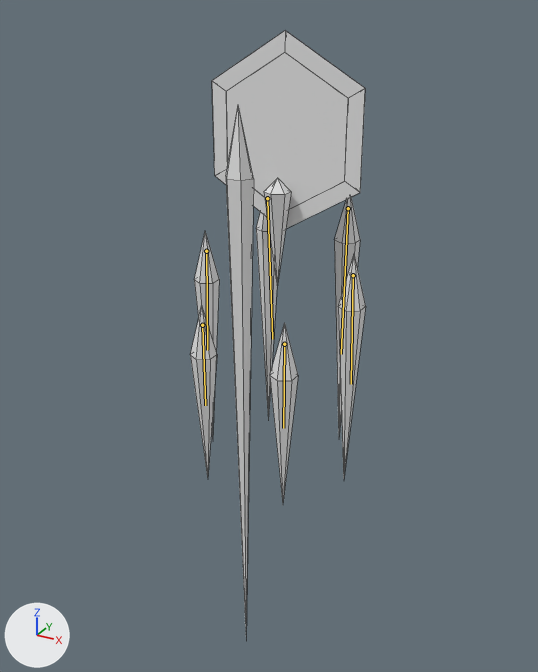
One commit to the Blender file Enemies/Clarity.blend: the scene before it, then after it.
The view is the same before and after, from a camera (50 mm lens) standing at (25.1, -46.8, 22.3) and looking at (-1.5, 1.5, -1.9). The axes (+X, +Y, +Z) are drawn at lower left. The lights are the same throughout. The picture after the commit comes second. Both versions are drawn at frame 382 of the action 'WalkForwardPassive'; the numbers are the values there. The bones that change are drawn over the model as lines. Mesh edges are drawn as thin lines.

Objects in the first picture: 'Arm', 'BackLeft', 'BackRight', 'Center', 'FrontLeft', 'FrontRight', 'Hat', 'MiddleLeft', 'MiddleRight'.
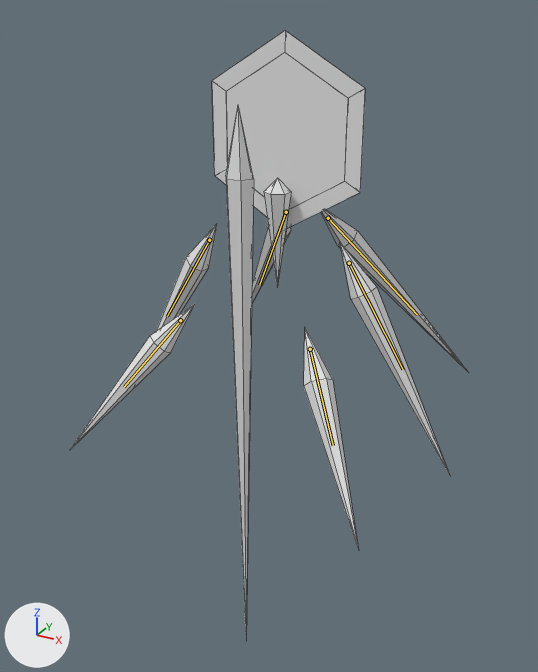
The change, as JSON lines over the scene's bpy script:
```json
{"block": "bone_middle_l", "where": "bone_middle_l = bpy.data.objects['Armature'].pose.bones['Middle.L']"}
{"op": "set", "path": "bone_middle_l.location", "old": "(-3.53, -1.85, -0.02)", "new": "(-3.48, -2.78, -0.02)"}
{"op": "set", "path": "bone_middle_l.rotation_quaternion", "old": "(0.991, 0.001, 0.001, -0.131)", "new": "(0.991, -0.001, -0.001, 0.131)", "note": "degrees (0, 0, -15) -> degrees (0, 0, 15)"}
{"block": "bone_front_l", "where": "bone_front_l = bpy.data.objects['Armature'].pose.bones['Front.L']"}
{"op": "set", "path": "bone_front_l.location", "old": "(-1.68, 2.12, 2.31)", "new": "(-3.58, 2.58, 2.19)"}
{"op": "set", "path": "bone_front_l.rotation_quaternion", "old": "(0.983, -0.115, 0.032, -0.139)", "new": "(0.983, 0.12, -0.002, 0.142)", "note": "degrees (-14, 2, -16) -> degrees (14, -2, 16)"}
{"block": "bone_back_l", "where": "bone_back_l = bpy.data.objects['Armature'].pose.bones['Back.L']"}
{"op": "set", "path": "bone_back_l.location", "old": "(-3.68, -4.46, -4.19)", "new": "(-1.86, -4.01, -4.08)"}
{"op": "set", "path": "bone_back_l.rotation_quaternion", "old": "(0.983, 0.12, -0.01, -0.139)", "new": "(0.983, -0.12, 0.01, 0.139)", "note": "degrees (14, 1, -16) -> degrees (-13, 3, 16)"}
{"block": "bone_middle_r", "where": "bone_middle_r = bpy.data.objects['Armature'].pose.bones['Middle.R']"}
{"op": "set", "path": "bone_middle_r.location", "old": "(3.59, -1.8, -0.02)", "new": "(3.56, -2.77, -0.02)"}
{"op": "set", "path": "bone_middle_r.rotation_quaternion", "old": "(0.991, 0.001, -0.001, 0.131)", "new": "(0.991, -0.001, 0.001, -0.131)", "note": "degrees (0, 0, 15) -> degrees (0, 0, -15)"}
{"block": "bone_front_r", "where": "bone_front_r = bpy.data.objects['Armature'].pose.bones['Front.R']"}
{"op": "set", "path": "bone_front_r.location", "old": "(1.55, 2.03, 2.34)", "new": "(3.43, 2.57, 2.2)"}
{"op": "set", "path": "bone_front_r.rotation_quaternion", "old": "(0.983, -0.115, -0.032, 0.139)", "new": "(0.983, 0.12, 0.002, -0.142)", "note": "degrees (-14, -2, 16) -> degrees (14, 2, -16)"}
{"block": "bone_back_r", "where": "bone_back_r = bpy.data.objects['Armature'].pose.bones['Back.R']"}
{"op": "set", "path": "bone_back_r.location", "old": "(3.75, -4.42, -4.18)", "new": "(1.93, -4.0, -4.07)"}
{"op": "set", "path": "bone_back_r.rotation_quaternion", "old": "(0.983, 0.12, 0.01, 0.139)", "new": "(0.983, -0.12, -0.01, -0.139)", "note": "degrees (14, -1, 16) -> degrees (-13, -3, -16)"}
```

Changed parts and their boxes (x1, y1, x2, y2) in the pictures (538 x 672 px):
```json
{"object": "MiddleLeft", "change": "posed", "before": [338, 253, 366, 479], "after": [340, 243, 449, 474], "on screen": "279% wider"}
{"object": "FrontLeft", "change": "posed", "before": [270, 323, 298, 501], "after": [304, 328, 359, 550], "on screen": "93% wider, 25% taller"}
{"object": "FrontRight", "change": "posed", "before": [190, 306, 217, 478], "after": [71, 305, 194, 448], "on screen": "343% wider, 17% shorter"}
{"object": "BackLeft", "change": "posed", "before": [334, 197, 360, 432], "after": [321, 210, 469, 373], "on screen": "452% wider, 31% shorter"}
{"object": "MiddleRight", "change": "posed", "before": [194, 232, 219, 441], "after": [156, 224, 217, 331]}
{"object": "BackRight", "change": "posed", "before": [256, 212, 277, 420], "after": [252, 227, 291, 303]}
{"bone": "Middle.L", "before": "(353, 275) to (351, 384)", "after": "(349, 263) to (403, 369)"}
{"bone": "Front.L", "before": "(284, 344) to (283, 428)", "after": "(310, 349) to (333, 445)"}
{"bone": "Back.L", "before": "(348, 208) to (341, 354)", "after": "(328, 218) to (417, 314)"}
{"bone": "Middle.R", "before": "(206, 251) to (207, 350)", "after": "(209, 240) to (167, 316)"}
{"bone": "Front.R", "before": "(202, 325) to (205, 405)", "after": "(180, 320) to (124, 387)"}
{"bone": "Back.R", "before": "(267, 198) to (272, 339)", "after": "(286, 212) to (259, 285)"}
```
